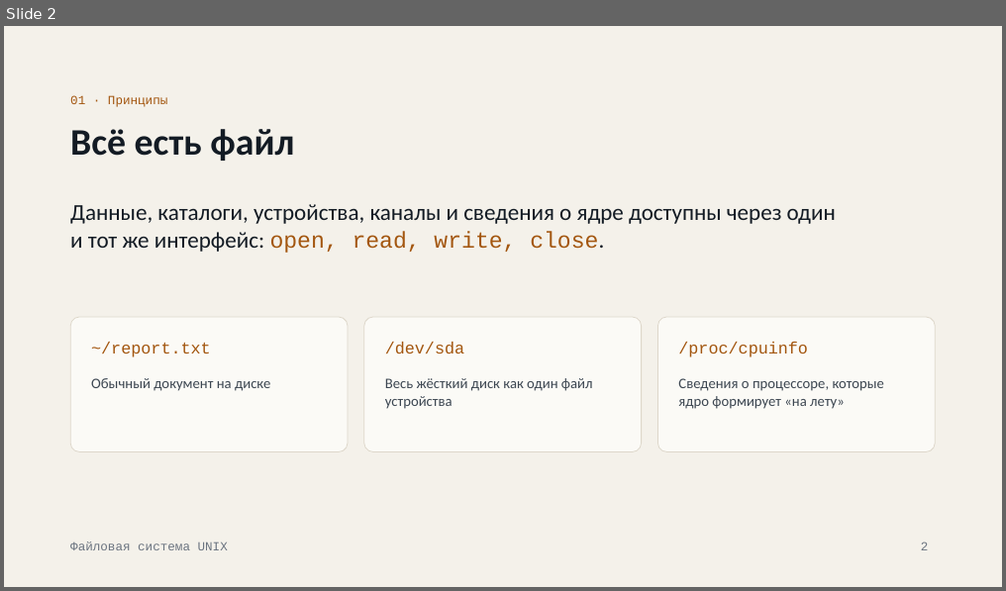
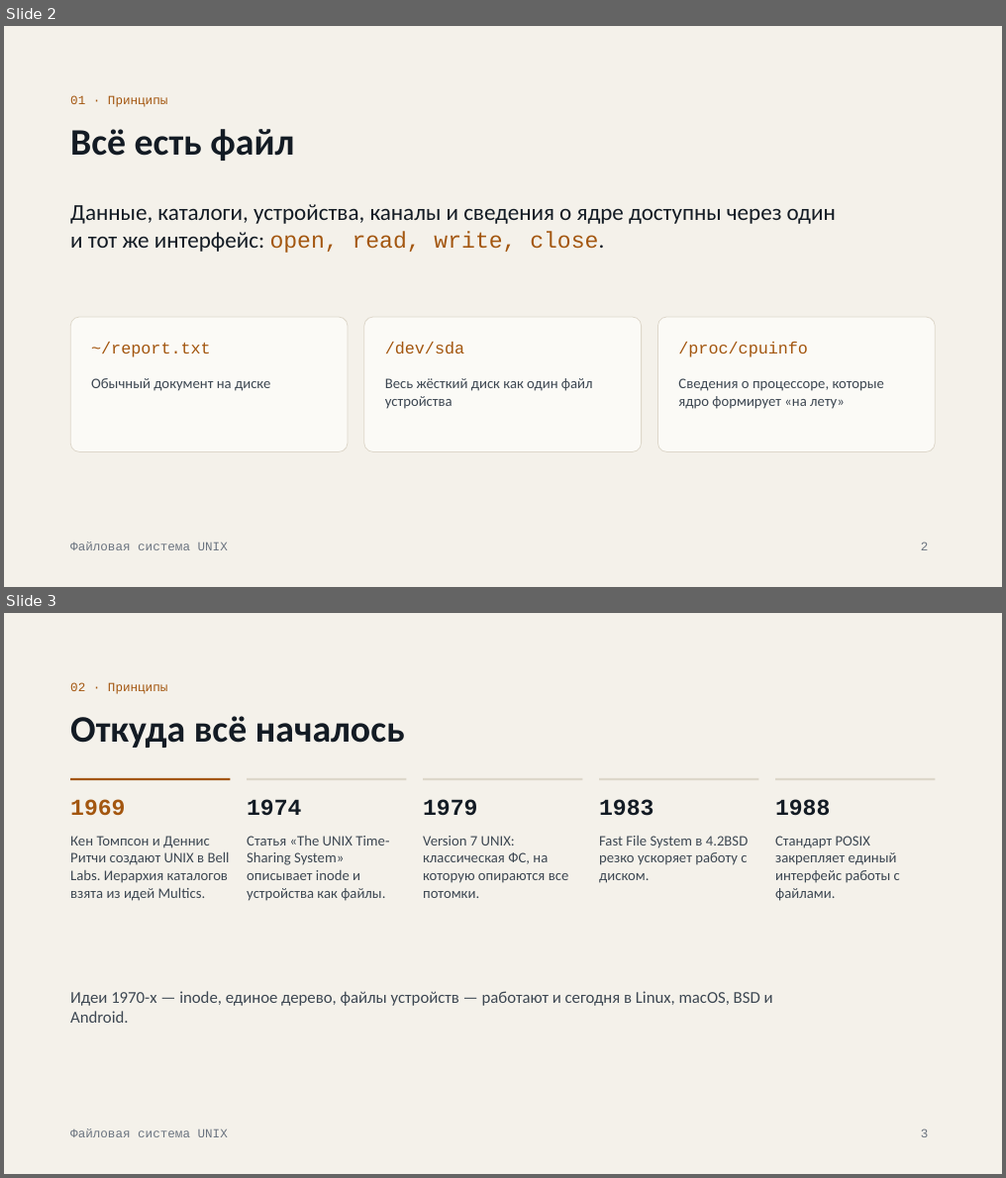
Before and after one commit to bytiki/gazyava, a slide deck: unix-file-system.pptx. Shown one above the other, each under a label of ours: slide 2 before the commit, slides 2 and 3 after it. The pictures are 1006x591 and 1006x1178 pixels, drawn with LibreOffice and Linux fonts; fonts in the diff are those of the drawing. Boxes give left, top, right and bottom in pixels: in the first picture for what was removed or moved away, otherwise in the second. Text is boxed around its words. In the diff, an @@ line names an element or a change of style, - is before the commit and + after.

```diff
--- a/unix-file-system.pptx
+++ b/unix-file-system.pptx
@@ slide 3 added at box(4, 613, 1002, 1174), background #F4F1EA; not listed: 1 template element that a slide beside it also shows @@
@@ text added at box(70, 682, 167, 694), 12 pt, text #A3560F @@
+02 · Принципы
@@ title added at box(70, 716, 405, 748), 36 pt, text #131B24, bold @@
+Откуда всё началось
@@ line added from (70, 779) to (230, 779), #A3560F 2 pt @@
@@ line added from (247, 779) to (407, 779), #DDD7CA 2 pt @@
@@ line added from (423, 779) to (583, 779), #DDD7CA 2 pt @@
@@ line added from (599, 779) to (758, 779), #DDD7CA 2 pt @@
@@ line added from (776, 779) to (936, 779), #DDD7CA 2 pt @@
@@ text added at box(70, 799, 125, 816), 22 pt, text #A3560F, bold @@
+1969
@@ text added at box(247, 799, 301, 816), 22 pt, text #131B24, bold @@
+1974
@@ text added at box(423, 799, 477, 816), 22 pt, text #131B24, bold @@
+1979
@@ text added at box(599, 799, 653, 816), 22 pt, text #131B24, bold @@
+1983
@@ text added at box(775, 799, 830, 816), 22 pt, text #131B24, bold @@
+1988
@@ text added at box(70, 836, 230, 901), 14 pt, text #3D4752 @@
+Кен Томпсон и Деннис Ритчи создают UNIX в Bell Labs. Иерархия каталогов взята из идей Multics.
@@ text added at box(247, 836, 389, 901), 14 pt, text #3D4752 @@
+Статья «The UNIX Time-Sharing System» описывает inode и устройства как файлы.
@@ text added at box(423, 836, 569, 898), 14 pt, text #3D4752 @@
+Version 7 UNIX: классическая ФС, на которую опираются все потомки.
@@ text added at box(599, 836, 747, 883), 14 pt, text #3D4752 @@
+Fast File System в 4.2BSD резко ускоряет работу с диском.
@@ text added at box(775, 836, 900, 901), 14 pt, text #3D4752 @@
+Стандарт POSIX закрепляет единый интерфейс работы с файлами.
@@ text added at box(70, 991, 773, 1023), 16 pt, text #3D4752 @@
+Идеи 1970-х — inode, единое дерево, файлы устройств — работают и сегодня в Linux, macOS, BSD и Android.
@@ page number added at box(921, 1129, 929, 1138), 12 pt, text #6B7480 @@
+3
```
Also in this commit, not shown: 15 slides changed, 9 other slides added.
